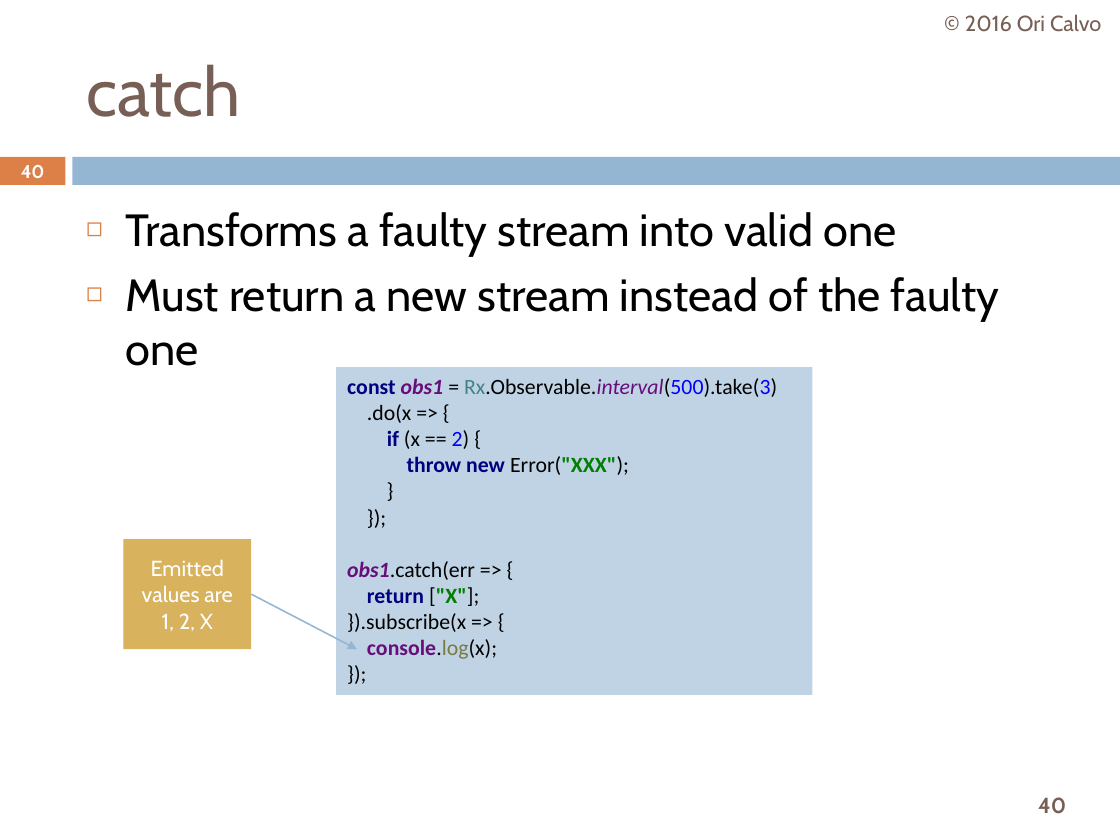
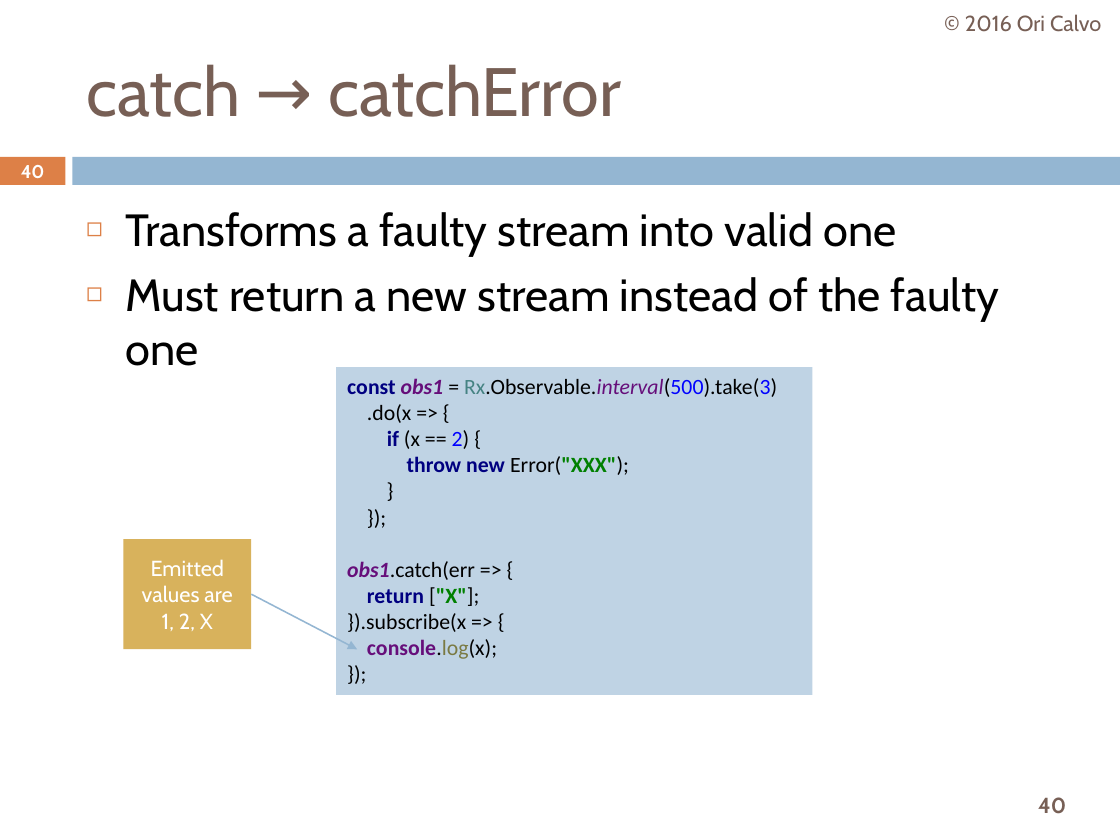
Before and after one commit to oricalvo/course-angular, a slide deck: slide 40 of PPTs/09 RxJS.pptx. Drawn at 1120x840 pixels with LibreOffice and Linux fonts; fonts in the diff are those of the drawing. Boxes give left, top, right and bottom in pixels: in the first picture for what was removed or moved away, otherwise in the second. Text is boxed around its words. In the diff, an @@ line names an element or a change of style, - is before the commit and + after.

```diff
--- a/PPTs/09 RxJS.pptx
+++ b/PPTs/09 RxJS.pptx
@@ title at box(86, 64, 621, 117): text changed @@
-catch
+catch → catchError
```
Also in this commit, not shown: 1 other slide changed, 2 other files.
